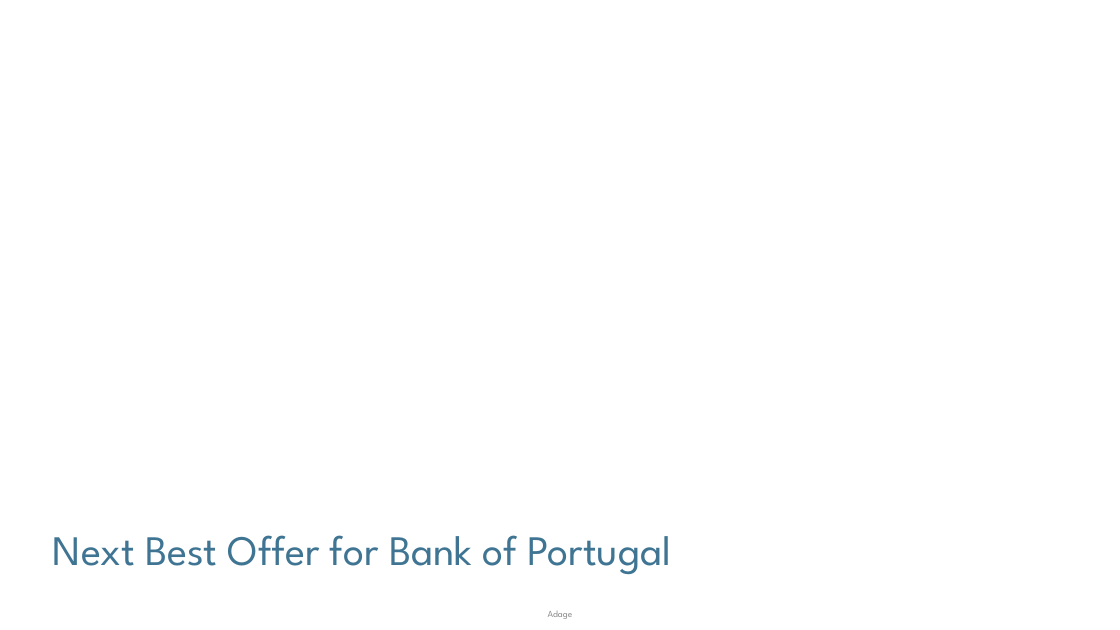
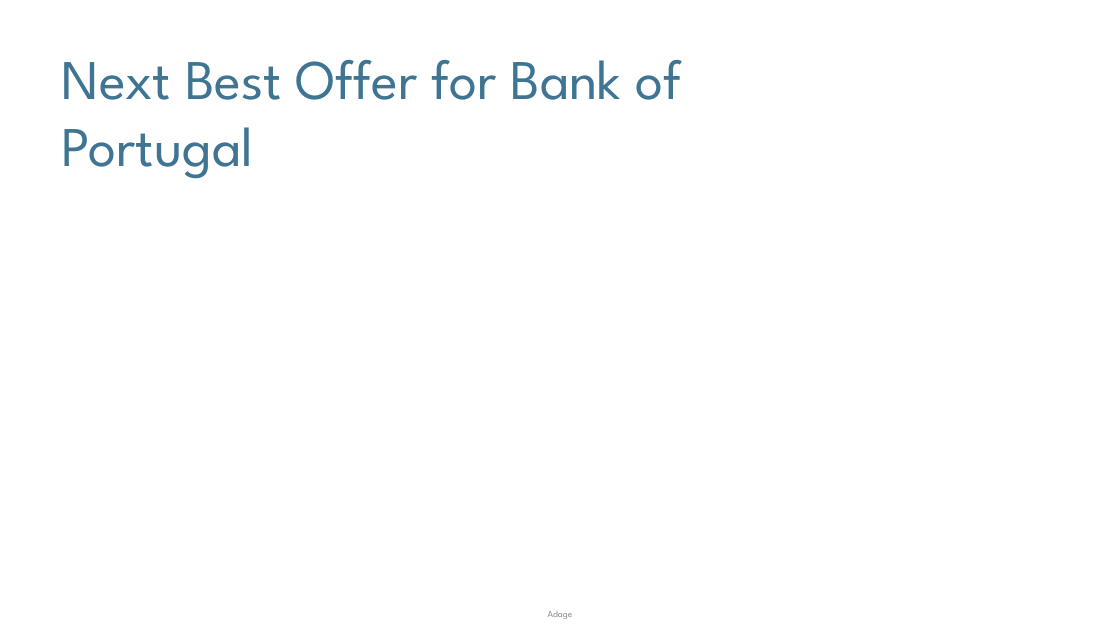
Before and after one commit to mnikolop/case1-bank, a slide deck: slide 1 of presentations/Deliverable.pptx. Drawn at 1120x630 pixels with LibreOffice and Linux fonts; fonts in the diff are those of the drawing; background and template pictures are left out. Boxes give left, top, right and bottom in pixels: in the first picture for what was removed or moved away, otherwise in the second. Text is boxed around its words. In the diff, an @@ line names an element or a change of style, - is before the commit and + after.

```diff
--- a/presentations/Deliverable.pptx
+++ b/presentations/Deliverable.pptx
@@ text "Next Best Offer for Bank ...": place and size @@
-text "Next Best Offer for Bank ..." at (53, 535, 672, 574)
+text "Next Best Offer for Bank ..." at (62, 60, 681, 179)
@@ text "Next Best Offer for Bank ..." at (62, 60, 681, 179): size 36 to 48 pt @@
```
Also in this commit, not shown: 8 other slides changed, 5 slides added, 1 slide removed, 3 other files.
